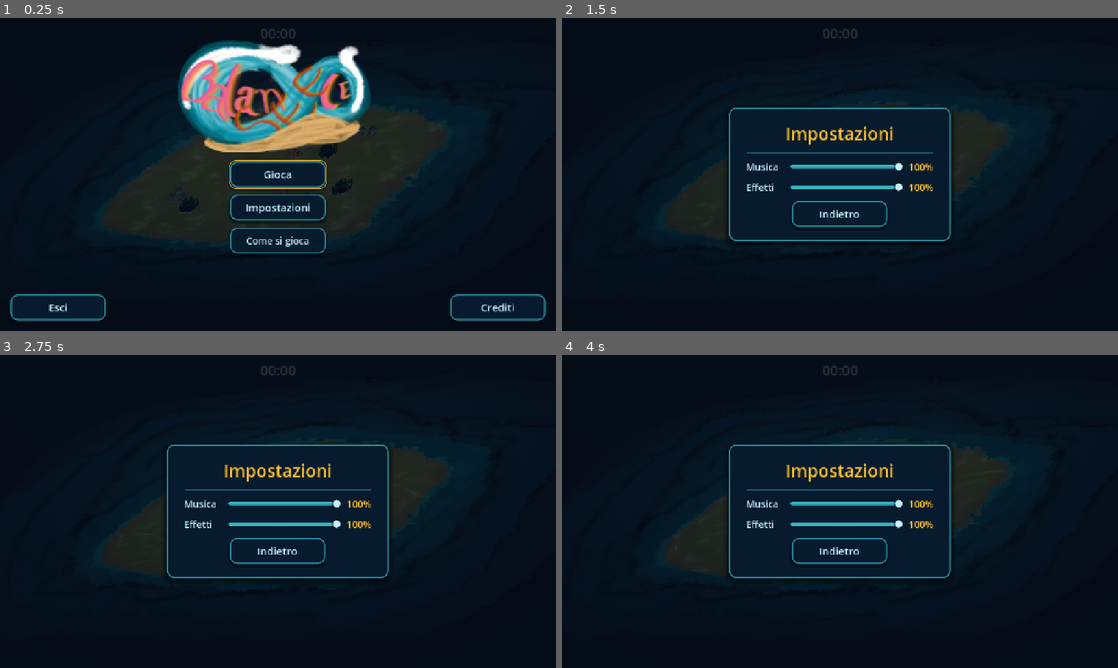
Above: before the commit, frames 1-4 (two rows, left to right).
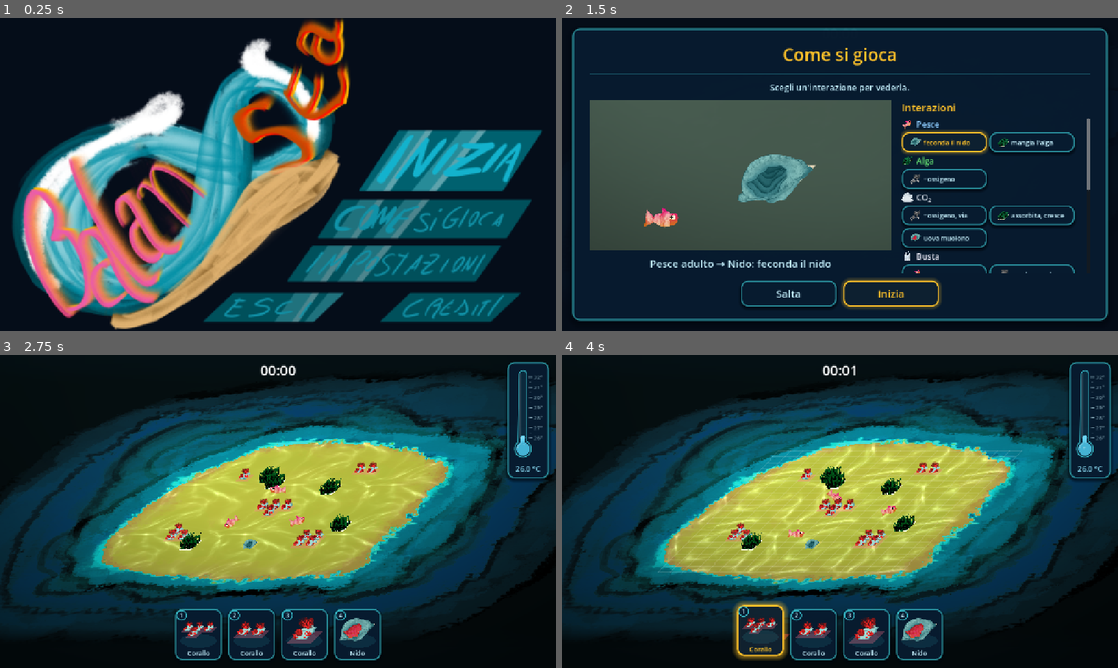
Above: after the commit, the same moments.

Repository: TakFog/rgj2026
Game: Godot game, scene res://main/main.tscn
Two runs of this game, one before a commit and one after it. Both use one fixed random seed, a clock stepped at 60 frames per second and the inputs below. Sound files missing from this copy of the repository are replaced by a short silence.
Inputs (mouse positions are in pixels of both pictures, inside the frame that each line leads up to):
- Up to frame 1 (0.25 s): no input
- Up to frame 2 (1.5 s): click (840, 208) at 0.5 s, where only the run before the commit has a clickable "Impostazioni"; click (1012, 161) at 1.27 s
- Up to frame 3 (2.75 s): click (328, 630) at 2 s, where only the run after the commit has a clickable "Inizia"
- Up to frame 4 (4 s): click (762, 633) at 2.77 s; click (762, 633) at 3.52 s

The runs differ from the first frame. In frame 1, 56% of the frame differs, in the area x 1-99%, y 0-100%; in frame 2, 35%; in frame 3, 55%; in frame 4, 55%.

Commit message:
Show the painted menu art on the title screen

Diff:
--- /dev/null
+++ b/tests/unit/test_main_menu.gd
@@ -0,0 +1,55 @@
+extends TestCase
+## The title screen's invisible hotspots must line up with the painted buttons.
+
+const VIEWPORT := Vector2(1280, 720)
+
+
+func test_builds_one_hotspot_per_painted_button() -> void:
+	var menu := _built_menu()
+	assert_eq(menu._hotspots.size(), MenuHotspots.RECTS.size())
+	for key: String in MenuHotspots.RECTS:
+		assert_true(menu._hotspots.has(key), key)
+	assert_true(menu._play_button == menu._hotspots["play"])
+
+
+func test_hotspots_sit_on_the_painted_buttons() -> void:
+	var menu := _built_menu()
+	for key: String in MenuHotspots.RECTS:
+		var button: Button = menu._hotspots[key]
+		var expected := MenuHotspots.hotspot_rect(VIEWPORT, key)
+		var actual := menu._art_box.position + button.position
+		assert_almost(actual, expected.position, 0.01, key)
+		assert_almost(button.size, expected.size, 0.01, key)
+
+
+func test_each_hotspot_lights_up_its_painted_shape() -> void:
+	var menu := _built_menu()
+	for key: String in MenuHotspots.RECTS:
+		var button: Button = menu._hotspots[key]
+		var glow := button.get_child(0) as TextureRect
+		assert_true(glow != null, key)
+		var region := glow.texture as AtlasTexture
+		assert_true(region != null, key)
+		assert_true(region.atlas == menu.MENU_TEXTURE, key)
+		assert_eq(region.region, MenuHotspots.hotspot_region(key), key)
+		var glow_material := glow.material as CanvasItemMaterial
+		assert_true(glow_material != null, key)
+		assert_true(
+			glow_material.blend_mode == CanvasItemMaterial.BLEND_MODE_ADD, key)
+		assert_false(glow.visible, key)
+
+
+func test_exit_cover_is_hidden_outside_the_web_build() -> void:
+	var menu := _built_menu()
+	assert_false(menu._exit_cover.visible)
+	assert_eq(menu._exit_cover.color, SeaStyle.MENU_BACKDROP_COLOR)
+
+
+## A menu screen with its panel built, laid out for VIEWPORT, not in the tree.
+func _built_menu() -> MainMenuScreen:
+	var menu := MainMenuScreen.new()
+	autofree(menu)
+	menu.size = VIEWPORT
+	menu.add_child(menu._build_menu_panel())
+	menu._layout_art()
+	return menu
--- a/ui/b_main_menu.gd
+++ b/ui/b_main_menu.gd
@@ -1,16 +1,18 @@
 class_name MainMenuScreen
 extends ColorRect
 ## Main menu overlay shown at game start (GDD §9, roadmap: title screen).
-## Title at one quarter of the screen height, Play at the centre of the
-## screen, Credits bottom right, Exit bottom left (Exit hidden in web builds).
-## Works while the tree is paused; clicking Play unpauses and hides the menu.
-
-const BUTTON_SIZE := SeaStyle.BUTTON_SIZE
-const SCREEN_MARGIN := 24.0
-## The title screen shows the painted logo instead of the game name.
-const LOGO_TEXTURE: Texture2D = preload("res://assets/ui/logo.png")
-const LOGO_HEIGHT := 260.0
-const TITLE_Y_FRACTION := 0.25
+## The whole screen is the artist's painted menu; its five painted buttons are
+## invisible hotspots (MenuHotspots), so the art is the interface. Works while
+## the tree is paused; clicking Inizia unpauses and hides the menu.
+
+## The painted menu: the master is `video/MENU.png`, this is the web-sized copy.
+const MENU_TEXTURE: Texture2D = preload("res://assets/ui/menu.png")
+## How much the hover/focus glow brightens a painted button.
+const GLOW_ALPHA := 0.22
+## How much further it brightens while the button is held down.
+const GLOW_ALPHA_PRESSED := 0.4
+## Margin around the ESCI pill that the web cover blanks out.
+const EXIT_COVER_MARGIN := 6.0
 
 ## Player-facing name and credits, kept in one place so the credits panel and
 ## the rest of the UI cannot drift apart.
@@ -38,11 +40,19 @@
 var _credits_panel: Control
 var _settings_panel: SettingsPanel
 var _play_button: Button
+## The painting, fitted and centred on screen; its hotspots are its children.
+var _art_box: Control
+## Hotspot key (see MenuHotspots.RECTS) -> its invisible Button.
+var _hotspots: Dictionary = {}
+## Web builds blank the painted ESCI pill with this backdrop-coloured cover.
+var _exit_cover: ColorRect
+## Shared additive material that makes the glow brighten the painted shape.
+var _glow_material: CanvasItemMaterial
 
 
 func _ready() -> void:
 	process_mode = Node.PROCESS_MODE_ALWAYS
-	color = SeaStyle.OVERLAY_COLOR
+	color = SeaStyle.MENU_BACKDROP_COLOR
 	mouse_filter = Control.MOUSE_FILTER_STOP
 	set_anchors_and_offsets_preset(Control.PRESET_FULL_RECT)
 	visible = true
@@ -90,81 +100,107 @@
 	panel.name = "MenuPanel"
 	panel.set_anchors_and_offsets_preset(Control.PRESET_FULL_RECT)
 	panel.mouse_filter = Control.MOUSE_FILTER_IGNORE
-
-	# Logo across the full width, vertically centred on 1/4 of the screen.
-	var logo := TextureRect.new()
-	logo.name = "Logo"
-	logo.texture = LOGO_TEXTURE
-	logo.expand_mode = TextureRect.EXPAND_IGNORE_SIZE
-	logo.stretch_mode = TextureRect.STRETCH_KEEP_ASPECT_CENTERED
-	logo.texture_filter = CanvasItem.TEXTURE_FILTER_LINEAR_WITH_MIPMAPS
-	logo.mouse_filter = Control.MOUSE_FILTER_IGNORE
-	panel.add_child(logo)
-	logo.anchor_left = 0.0
-	logo.anchor_right = 1.0
-	logo.anchor_top = TITLE_Y_FRACTION
-	logo.anchor_bottom = TITLE_Y_FRACTION
-	logo.offset_left = 0.0
-	logo.offset_right = 0.0
-	logo.offset_top = -LOGO_HEIGHT * 0.5
-	logo.offset_bottom = LOGO_HEIGHT * 0.5
-
-	# Play, centred both horizontally and vertically.
-	var play_btn := _button("Gioca")
-	play_btn.pressed.connect(_on_play_pressed)
-	_play_button = play_btn
-	panel.add_child(play_btn)
-	play_btn.set_anchors_preset(Control.PRESET_CENTER)
-	play_btn.offset_left = -BUTTON_SIZE.x * 0.5
-	play_btn.offset_right = BUTTON_SIZE.x * 0.5
-	play_btn.offset_top = -BUTTON_SIZE.y * 0.5
-	play_btn.offset_bottom = BUTTON_SIZE.y * 0.5
-
-	# Settings, just below Play.
-	var settings_btn := _button("Impostazioni")
-	settings_btn.pressed.connect(_on_settings_pressed)
-	panel.add_child(settings_btn)
-	settings_btn.set_anchors_preset(Control.PRESET_CENTER)
-	settings_btn.offset_left = -BUTTON_SIZE.x * 0.5
-	settings_btn.offset_right = BUTTON_SIZE.x * 0.5
-	settings_btn.offset_top = BUTTON_SIZE.y * 0.5 + SeaStyle.MENU_SEPARATION
-	settings_btn.offset_bottom = BUTTON_SIZE.y * 1.5 + SeaStyle.MENU_SEPARATION
-
-	# How to play, just below Settings.
-	var tutorial_btn := _button("Come si gioca")
-	tutorial_btn.add_theme_font_size_override("font_size", 22)
-	tutorial_btn.pressed.connect(_on_tutorial_pressed)
-	panel.add_child(tutorial_btn)
-	tutorial_btn.set_anchors_preset(Control.PRESET_CENTER)
-	tutorial_btn.offset_left = -BUTTON_SIZE.x * 0.5
-	tutorial_btn.offset_right = BUTTON_SIZE.x * 0.5
-	tutorial_btn.offset_top = BUTTON_SIZE.y * 1.5 + 32.0
-	tutorial_btn.offset_bottom = BUTTON_SIZE.y * 2.5 + 32.0
-
-	# Exit, bottom left of the screen.
-	var exit_btn := _button("Esci")
-	exit_btn.pressed.connect(_on_exit_pressed)
-	# Web builds cannot quit the host page, so the exit button is hidden there.
-	if OS.has_feature("web"):
-		exit_btn.visible = false
-	panel.add_child(exit_btn)
-	exit_btn.set_anchors_preset(Control.PRESET_BOTTOM_LEFT)
-	exit_btn.offset_left = SCREEN_MARGIN
-	exit_btn.offset_right = SCREEN_MARGIN + BUTTON_SIZE.x
-	exit_btn.offset_top = -SCREEN_MARGIN - BUTTON_SIZE.y
-	exit_btn.offset_bottom = -SCREEN_MARGIN
-
-	# Credits, bottom right of the screen.
-	var credits_btn := _button("Crediti")
-	credits_btn.pressed.connect(_on_credits_pressed)
-	panel.add_child(credits_btn)
-	credits_btn.set_anchors_preset(Control.PRESET_BOTTOM_RIGHT)
-	credits_btn.offset_left = -SCREEN_MARGIN - BUTTON_SIZE.x
-	credits_btn.offset_right = -SCREEN_MARGIN
-	credits_btn.offset_top = -SCREEN_MARGIN - BUTTON_SIZE.y
-	credits_btn.offset_bottom = -SCREEN_MARGIN
-
+	# The painting is refitted whenever the window changes size.
+	panel.resized.connect(_layout_art)
+
+	_art_box = Control.new()
+	_art_box.name = "ArtBox"
+	_art_box.mouse_filter = Control.MOUSE_FILTER_IGNORE
+	panel.add_child(_art_box)
+
+	var art := TextureRect.new()
+	art.name = "Art"
+	art.texture = MENU_TEXTURE
+	art.expand_mode = TextureRect.EXPAND_IGNORE_SIZE
+	art.stretch_mode = TextureRect.STRETCH_SCALE
+	art.texture_filter = CanvasItem.TEXTURE_FILTER_LINEAR_WITH_MIPMAPS
+	art.mouse_filter = Control.MOUSE_FILTER_IGNORE
+	_art_box.add_child(art)
+	art.set_anchors_and_offsets_preset(Control.PRESET_FULL_RECT)
+
+	_glow_material = CanvasItemMaterial.new()
+	_glow_material.blend_mode = CanvasItemMaterial.BLEND_MODE_ADD
+
+	# One invisible hotspot per painted button, in MenuHotspots focus order.
+	var handlers := {
+		"play": _on_play_pressed,
+		"tutorial": _on_tutorial_pressed,
+		"settings": _on_settings_pressed,
+		"credits": _on_credits_pressed,
+		"exit": _on_exit_pressed,
+	}
+	for key: String in MenuHotspots.RECTS:
+		var button := _build_hotspot(key, handlers[key])
+		_hotspots[key] = button
+		_art_box.add_child(button)
+	_play_button = _hotspots["play"]
+
+	# Web builds cannot quit the host page, so the painted ESCI pill is
+	# blanked out instead of looking clickable.
+	_exit_cover = ColorRect.new()
+	_exit_cover.name = "ExitCover"
+	_exit_cover.color = SeaStyle.MENU_BACKDROP_COLOR
+	_exit_cover.mouse_filter = Control.MOUSE_FILTER_STOP
+	_exit_cover.visible = OS.has_feature("web")
+	_art_box.add_child(_exit_cover)
+
+	_layout_art()
 	return panel
+
+
+## An invisible button sitting exactly on one painted button. Hover and focus
+## brighten the painted shape by re-drawing its region of the art additively:
+## the art's transparent background stays transparent, so only the pill lights
+## up.
+func _build_hotspot(key: String, handler: Callable) -> Button:
+	var button := Button.new()
+	button.name = "Hotspot_" + key
+	button.focus_mode = Control.FOCUS_ALL
+	button.mouse_default_cursor_shape = Control.CURSOR_POINTING_HAND
+	for item in ["normal", "hover", "pressed", "focus", "disabled"]:
+		button.add_theme_stylebox_override(item, StyleBoxEmpty.new())
+	button.pressed.connect(handler)
+
+	var glow := TextureRect.new()
+	var region := AtlasTexture.new()
+	region.atlas = MENU_TEXTURE
+	region.region = MenuHotspots.hotspot_region(key)
+	glow.texture = region
+	glow.expand_mode = TextureRect.EXPAND_IGNORE_SIZE
+	glow.stretch_mode = TextureRect.STRETCH_SCALE
+	glow.texture_filter = CanvasItem.TEXTURE_FILTER_LINEAR_WITH_MIPMAPS
+	glow.material = _glow_material
+	glow.modulate = Color(1, 1, 1, GLOW_ALPHA)
+	glow.mouse_filter = Control.MOUSE_FILTER_IGNORE
+	glow.visible = false
+	button.add_child(glow)
+	glow.set_anchors_and_offsets_preset(Control.PRESET_FULL_RECT)
+
+	button.mouse_entered.connect(func() -> void: glow.visible = true)
+	button.mouse_exited.connect(func() -> void: glow.visible = false)
+	button.focus_entered.connect(func() -> void: glow.visible = true)
+	button.focus_exited.connect(func() -> void: glow.visible = false)
+	button.button_down.connect(
+		func() -> void: glow.modulate = Color(1, 1, 1, GLOW_ALPHA_PRESSED))
+	button.button_up.connect(
+		func() -> void: glow.modulate = Color(1, 1, 1, GLOW_ALPHA))
+	return button
+
+
+## Fit the painting (and therefore its hotspots) into the window, centred.
+func _layout_art() -> void:
+	var art := MenuHotspots.art_box(size)
+	_art_box.position = art.position
+	_art_box.size = art.size
+	for key: String in _hotspots:
+		var rect := MenuHotspots.hotspot_rect(size, key)
+		var button: Button = _hotspots[key]
+		button.position = rect.position - art.position
+		button.size = rect.size
+	var cover_rect := MenuHotspots.hotspot_rect(size, "exit").grow(EXIT_COVER_MARGIN)
+	_exit_cover.position = cover_rect.position - art.position
+	_exit_cover.size = cover_rect.size
+
 
 
 func _build_credits_panel() -> Control:
--- a/ui/sea_style.gd
+++ b/ui/sea_style.gd
@@ -29,6 +29,10 @@
 const MENU_SEPARATION := 16
 ## Same translucent navy backdrop for every full-screen menu overlay.
 const OVERLAY_COLOR := Color(0.02, 0.05, 0.1, 0.85)
+## Opaque deep-sea backdrop for the painted title screen: the art has a
+## transparent background, so it needs a flat colour behind it (the letterbox
+## bars at non-16:9 window sizes use the same colour).
+const MENU_BACKDROP_COLOR := Color(0.02, 0.05, 0.1)
 ## Divider under a menu title: a thin aqua line at 35 % opacity.
 const DIVIDER_COLOR := Color(0.25, 0.85, 0.9, 0.35)
 
Not shown, added: tests/unit/test_main_menu.gd.uid
